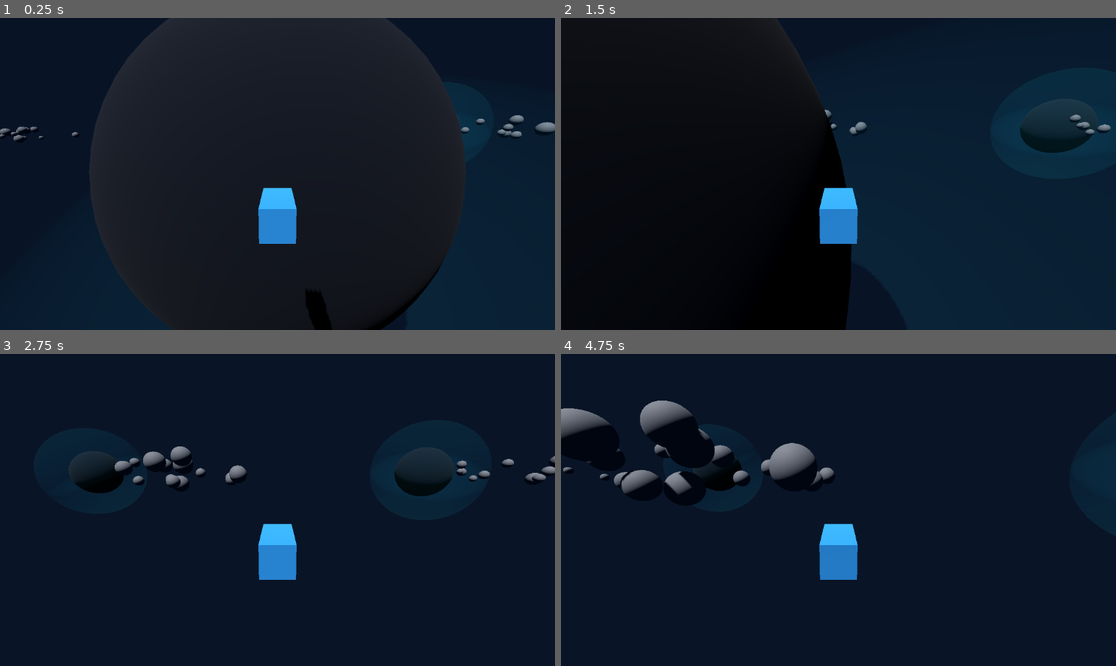
Above: before the commit, frames 1-4 (two rows, left to right).
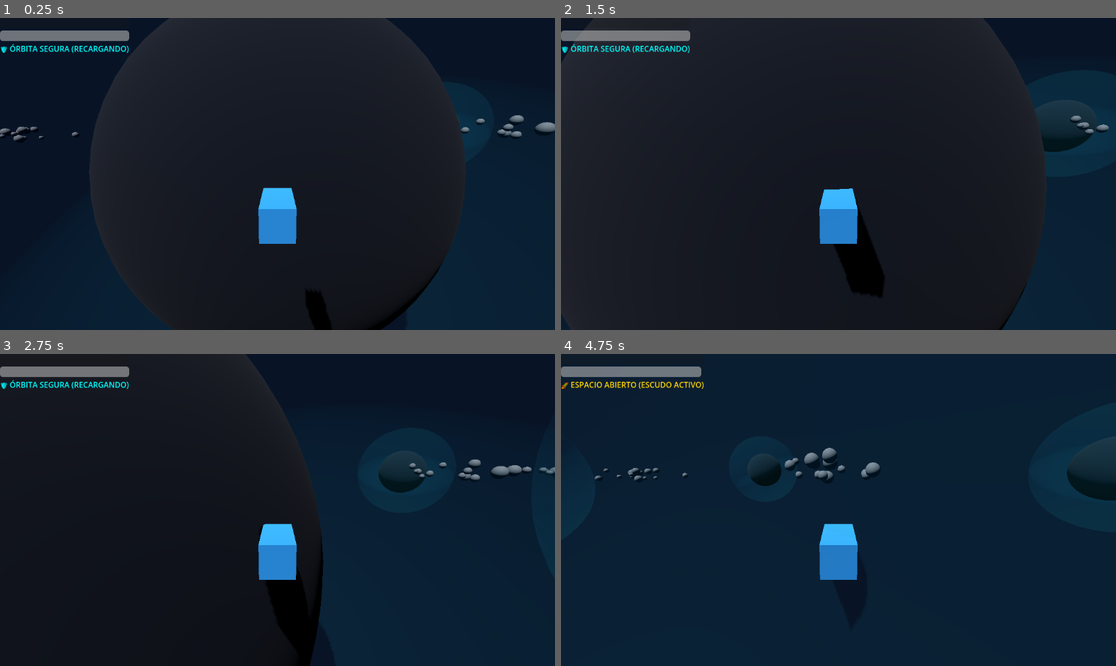
Above: after the commit, the same moments.

Repository: xlblitlx/Desarrollo_de_videojuegos
Game: Godot game, scene res://Demo_Orbital.tscn
Same seed, same stepped clock (60 frames per second), same inputs: the game is played once before the commit and once after it.
Inputs (mouse positions are in pixels of both pictures, inside the frame that each line leads up to):
- Up to frame 1 (0.25 s): no input
- Up to frame 2 (1.5 s): tap Enter (ui_accept) at 0.5, 0.77, 0.8, 1.07, 1.35 s; move the mouse to (866, 174) at 0.52 s; hold Shift 0.53-1.28 s; hold W (up) from 0.53 s (still down); move the mouse to (810, 174) at 1.27 s
- Up to frame 3 (2.75 s): keep holding W (up); tap Enter (ui_accept) at 1.52, 1.82, 2.3 s; tap Shift at 1.55 s; move the mouse to (288, 503) at 2.02 s; hold Shift from 2.03 s (still down)
- Up to frame 4 (4.75 s): keep holding W (up); move the mouse to (832, 516) at 2.77 s; release Shift at 2.78 s; tap T at 2.85 s; tap Enter (ui_accept) at 3.02, 3.32, 3.77, 3.8, 4.07, 4.35, 4.52 s; tap Shift at 3.05, 4.55 s; move the mouse to (877, 513) at 3.52 s; hold Shift 3.53-4.28 s; move the mouse to (794, 506) at 4.27 s

The runs differ from the first frame. In frame 1, 1.1% of the frame differs, in the area x 0-24%, y 4-12%; in frame 2, 21%, in the area x 0-100%, y 0-100%; in frame 3, 7.4%; in frame 4, 12%.
Error after the commit: Invalid assignment of property or key 'max_value' with value of type 'float' on a base object of type 'Nil'. (res://script_componentes/hud.gd:11)

Commit message:
feat: propulsion con soporte vital, HUD y optimizacion de spawner y enemigos

Diff:
--- a/Demo_Orbital.tscn
+++ b/Demo_Orbital.tscn
@@ -8,8 +8,9 @@
 [ext_resource type="Script" uid="uid://b0864vcm5685t" path="res://zona_b/Script_zona_b/luz_parpadeante.gd" id="4_66d34"]
 [ext_resource type="PackedScene" uid="uid://b6ktojxqu2x60" path="res://escenas/campo_asteroides.tscn" id="5_2c7g2"]
 [ext_resource type="Script" uid="uid://brtclod0wujll" path="res://zona_b/Script_zona_b/sistema_eventos.gd" id="5_7wmen"]
-[ext_resource type="Script" uid="uid://dx2r5k13y3jfl" path="res://enemigos/spawner_enemigos.gd" id="8_2c7g2"]
+[ext_resource type="Script" uid="uid://dx2r5k13y3jfl" path="res://script_componentes/spawner_enemigos.gd" id="8_2c7g2"]
 [ext_resource type="PackedScene" uid="uid://dwh07dqo8qj07" path="res://escenas/Enemigo.tscn" id="9_y8fag"]
+[ext_resource type="PackedScene" uid="uid://bvt5k14xpmc1s" path="res://escenas/hud.tscn" id="11_3sr0p"]
 
 [sub_resource type="Environment" id="Environment_6cvi3"]
 background_mode = 1
@@ -74,3 +75,9 @@
 transform = Transform3D(1, 0, 0, 0, 1, 0, 0, 0, 1, -19.411674, 9.664764, -0.49785328)
 script = ExtResource("8_2c7g2")
 escena_enemigo = ExtResource("9_y8fag")
+
+[node name="HUD" parent="." unique_id=977485060 instance=ExtResource("11_3sr0p")]
+
+[connection signal="estado_orbita_cambiado" from="Entidades/Jugador" to="HUD" method="actualizar_estado_orbita"]
+[connection signal="propulsor_cambiado" from="Entidades/Jugador" to="HUD" method="actualizar_propulsor"]
+[connection signal="vida_cambiada" from="Entidades/Jugador" to="HUD" method="actualizar_vida"]
--- a/escenas/Enemigo.tscn
+++ b/escenas/Enemigo.tscn
@@ -1,6 +1,12 @@
 [gd_scene format=3 uid="uid://dwh07dqo8qj07"]
 
-[ext_resource type="Script" uid="uid://detscttjuds5u" path="res://enemigos/enemigo.gd" id="1_y1s7h"]
+[ext_resource type="Script" uid="uid://detscttjuds5u" path="res://script_componentes/enemigo.gd" id="1_y1s7h"]
+
+[sub_resource type="SphereShape3D" id="SphereShape3D_lnqom"]
+radius = 2.324165
+
+[sub_resource type="SphereShape3D" id="SphereShape3D_1oh4v"]
+radius = 3.0008945
 
 [sub_resource type="StandardMaterial3D" id="StandardMaterial3D_t3ach"]
 albedo_color = Color(0.53333336, 0, 0, 1)
@@ -20,18 +26,18 @@
 radius = 1.05
 height = 2.1
 
-[node name="Node3D" type="Node3D" unique_id=1117093664]
-
-[node name="Enemigo" type="CharacterBody3D" parent="." unique_id=75312878]
+[node name="Enemigo" type="CharacterBody3D" unique_id=75312878 groups=["enemigos"]]
+collision_layer = 2
+collision_mask = 2
 script = ExtResource("1_y1s7h")
 
-[node name="CollisionShape3D" type="CollisionShape3D" parent="Enemigo" unique_id=1107702082]
+[node name="CollisionShape3D" type="CollisionShape3D" parent="." unique_id=1107702082]
+shape = SubResource("SphereShape3D_lnqom")
 
-[node name="MeshInstance3D" type="MeshInstance3D" parent="Enemigo" unique_id=846815610]
+[node name="ZonaAtaque" type="Area3D" parent="." unique_id=336558520]
 
-[node name="ZonaAtaque" type="Area3D" parent="Enemigo" unique_id=336558520]
-
-[node name="CollisionShape3D" type="CollisionShape3D" parent="Enemigo/ZonaAtaque" unique_id=1212523706]
+[node name="CollisionShape3D" type="CollisionShape3D" parent="ZonaAtaque" unique_id=1212523706]
+shape = SubResource("SphereShape3D_1oh4v")
 
 [node name="Visual" type="Node3D" parent="." unique_id=356145392]
 
--- /dev/null
+++ b/escenas/hud.tscn
@@ -0,0 +1,30 @@
+[gd_scene format=3 uid="uid://bvt5k14xpmc1s"]
+
+[ext_resource type="Script" uid="uid://d0hqu8id8ehvi" path="res://script_componentes/hud.gd" id="1_m5lxu"]
+
+[sub_resource type="StyleBoxFlat" id="StyleBoxFlat_6cvi3"]
+bg_color = Color(4.3317675e-07, 0.72555566, 0.1969499, 1)
+
+[node name="HUD" type="CanvasLayer" unique_id=977485060]
+script = ExtResource("1_m5lxu")
+
+[node name="MarginContainer" type="MarginContainer" parent="." unique_id=167953394]
+offset_right = 40.0
+offset_bottom = 40.0
+
+[node name="VBoxContainer" type="VBoxContainer" parent="MarginContainer" unique_id=391340144]
+layout_mode = 2
+
+[node name="BarraVida" type="ProgressBar" parent="MarginContainer/VBoxContainer" unique_id=1559852271]
+custom_minimum_size = Vector2(240, 22)
+layout_mode = 2
+theme_override_styles/fill = SubResource("StyleBoxFlat_6cvi3")
+show_percentage = false
+
+[node name="BarraPropulsor" type="ProgressBar" parent="MarginContainer/VBoxContainer" unique_id=850008099]
+custom_minimum_size = Vector2(240, 22)
+layout_mode = 2
+show_percentage = false
+
+[node name="EtiquetaEstado" type="Label" parent="MarginContainer/VBoxContainer" unique_id=37441189]
+layout_mode = 2
--- a/project.godot
+++ b/project.godot
@@ -21,6 +21,7 @@
 [global_group]
 
 planetas=""
+enemigos=""
 
 [input]
 
--- a/enemigos/enemigo.gd
+++ b/script_componentes/enemigo.gd
@@ -34,11 +34,18 @@
 
 
 func _perseguir() -> void:
-	var direccion := (objetivo.global_position - global_position).normalized()
-	velocity = direccion * velocidad
+	var vector_hacia_jugador := objetivo.global_position - global_position
+	var distancia := vector_hacia_jugador.length()
+	var direccion := vector_hacia_jugador.normalized()
+
+	# Si está muy cerca (menos de 3m), frena para no superponerse con la nave
+	if distancia > 3.0:
+		velocity = direccion * velocidad
+	else:
+		velocity = Vector3.ZERO
+
 	move_and_slide()
 
-	# Orientar al enemigo hacia el jugador (evitando vector "up" paralelo)
 	if direccion.length() > 0.01:
 		var arriba := Vector3.UP if absf(direccion.y) < 0.99 else Vector3.RIGHT
 		look_at(global_position + direccion, arriba)
@@ -64,3 +71,6 @@
 		_destruido = true
 		destruido.emit(global_position)
 		queue_free()
+
+func _ready() -> void:
+	velocidad *= randf_range(0.85, 1.15)
--- a/script_componentes/gestor_orbita.gd
+++ b/script_componentes/gestor_orbita.gd
@@ -6,27 +6,33 @@
 @export var limite_mapa_global: float = 850.0  # Ligeramente mayor que radio_sistema_global (800)
 
 func procesar_limites(jugador: CharacterBody3D) -> void:
-	if not planeta_actual and not usa_propulsores:
-		_buscar_planeta_mas_cercano(jugador)
+	if not is_instance_valid(planeta_actual):
+		planeta_actual = null
+		if not usa_propulsores:
+			_buscar_planeta_mas_cercano(jugador)
 
-	if not usa_propulsores and planeta_actual:
-		_aplicar_limite_orbital(jugador)
+	if is_instance_valid(planeta_actual):
+		_procesar_frontera_orbital(jugador)
 
 	_aplicar_limite_global(jugador)
 
 func activar_propulsores(activar: bool) -> void:
 	usa_propulsores = activar
-	if activar:
-		planeta_actual = null
 
-func _aplicar_limite_orbital(jugador: CharacterBody3D) -> void:
+func _procesar_frontera_orbital(jugador: CharacterBody3D) -> void:
 	var centro := planeta_actual.global_position
 	var desde_centro := jugador.global_position - centro
 	var radio_maximo := 45.0 * planeta_actual.scale.x
 
 	if desde_centro.length() > radio_maximo:
-		jugador.global_position = centro + desde_centro.normalized() * radio_maximo
-		jugador.velocity = jugador.velocity.bounce(desde_centro.normalized()) * 0.1
+		if usa_propulsores:
+			# Rompe la atmósfera al cruzar el borde con el propulsor activo
+			planeta_actual = null
+		else:
+			# Rebota contra la cúpula si no lleva propulsores
+			var normal := desde_centro.normalized()
+			jugador.global_position = centro + normal * radio_maximo
+			jugador.velocity = jugador.velocity.bounce(normal) * 0.1
 
 func _aplicar_limite_global(jugador: CharacterBody3D) -> void:
 	var dist_centro := jugador.global_position.length()
@@ -50,7 +56,7 @@
 				menor_distancia = dist
 				mas_cercano = p
 
-	if mas_cercano and menor_distancia < (50.0 * mas_cercano.scale.x):
+	if mas_cercano and menor_distancia < (45.0 * mas_cercano.scale.x):
 		planeta_actual = mas_cercano
 
 func registrar_planeta_entrante(planeta: Node3D) -> void:
@@ -63,4 +69,4 @@
 
 ## Devuelve true si la nave está expuesta en el espacio abierto sin protección orbital
 func esta_en_espacio_abierto() -> bool:
-	return planeta_actual == null
+	return not is_instance_valid(planeta_actual)
--- /dev/null
+++ b/script_componentes/hud.gd
@@ -0,0 +1,32 @@
+class_name HUDJugador
+extends CanvasLayer
+
+@onready var barra_vida: ProgressBar = $MarginContainer/VBoxContainer/BarraVida
+@onready var barra_propulsor: ProgressBar = $MarginContainer/VBoxContainer/BarraPropulsor
+@onready var etiqueta_estado: Label = $MarginContainer/VBoxContainer/EtiquetaEstado
+
+var _sin_energia: bool = false
+
+func actualizar_vida(actual: float, maxima: float) -> void:
+	barra_vida.max_value = maxima
+	barra_vida.value = actual
+
+
+func actualizar_propulsor(actual: float, maxima: float, agotado: bool) -> void:
+	barra_propulsor.max_value = maxima
+	barra_propulsor.value = actual
+	_sin_energia = actual <= 0.0
+	barra_propulsor.modulate = Color.ORANGE_RED if agotado else Color.WHITE
+
+
+func actualizar_estado_orbita(en_espacio_abierto: bool) -> void:
+	if en_espacio_abierto:
+		if _sin_energia:
+			etiqueta_estado.text = "⚠️ SIN ENERGÍA - RADIACIÓN CRÍTICA"
+			etiqueta_estado.modulate = Color.TOMATO
+		else:
+			etiqueta_estado.text = "🚀 ESPACIO ABIERTO (ESCUDO ACTIVO)"
+			etiqueta_estado.modulate = Color.GOLD
+	else:
+		etiqueta_estado.text = "🛡️ ÓRBITA SEGURA (RECARGANDO)"
+		etiqueta_estado.modulate = Color.CYAN
--- a/script_componentes/jugador.gd
+++ b/script_componentes/jugador.gd
@@ -1,5 +1,9 @@
 class_name Jugador
 extends CharacterBody3D
+
+signal vida_cambiada(actual: float, maxima: float)
+signal propulsor_cambiado(actual: float, maxima: float, agotado: bool)
+signal estado_orbita_cambiado(en_espacio_abierto: bool)
 
 @export_group("Velocidades")
 @export var velocidad_normal: float = 20.0
@@ -13,14 +17,36 @@
 @onready var sensor_dano: SensorDano = get_node_or_null("SensorDano")
 
 @export_group("Supervivencia")
-@export var dano_espacio_abierto: float = 10.0 # Daño por segundo fuera de planetas
+@export var vida_maxima: float = 100.0
+@export var dano_espacio_abierto: float = 10.0 # Daño por segundo fuera de planetas sin energía
 var vida_actual: float = 100.0
+var _destruido: bool = false
+
+@export_group("Propulsor")
+@export var energia_maxima: float = 100.0
+@export var consumo_por_segundo: float = 20.0   # ~4 segundos de propulsor continuo para viajes largos
+@export var recarga_por_segundo: float = 25.0   # Solo aplica dentro de una órbita planetaria
+@export var umbral_reactivacion: float = 15.0   # Penalización mínima si vacías el tanque por completo
+@export var consumo_soporte_vital_vacio: float = 4.5 # Consume energía pasivamente fuera de órbita (~22s)
+
+var energia_actual: float = 100.0
+var propulsor_agotado: bool = false
+var propulsor_activo: bool = false
+
+func _ready() -> void:
+	vida_actual = vida_maxima
+	energia_actual = energia_maxima
+	vida_cambiada.emit(vida_actual, vida_maxima)
+
 
 func _physics_process(delta: float) -> void:
-	_procesar_input_propulsion()
+	if _destruido:
+		return
+
+	_procesar_input_propulsion(delta)
 	_procesar_movimiento(delta)
+	move_and_slide()
 
-	# Usamos el nuevo procesar_limites que maneja órbita + mapa global
 	if gestor_orbita:
 		gestor_orbita.procesar_limites(self)
 		_procesar_peligro_vacio(delta)
@@ -28,50 +54,71 @@
 	if sensor_dano:
 		sensor_dano.procesar_prueba_dano(global_position)
 
-	move_and_slide()
+	propulsor_cambiado.emit(energia_actual, energia_maxima, propulsor_agotado)
+	if gestor_orbita:
+		estado_orbita_cambiado.emit(gestor_orbita.esta_en_espacio_abierto())
 
-## Aplica daño constante si la nave sale de la protección de una cúpula orbital
+## Punto único de entrada para recibir daño (enemigos, radiación o asteroides)
+func recibir_dano(cantidad: float) -> void:
+	if _destruido:
+		return
+
+	vida_actual = maxf(0.0, vida_actual - cantidad)
+	vida_cambiada.emit(vida_actual, vida_maxima)
+
+	if vida_actual <= 0.0:
+		_destruido = true
+		print("Nave destruida")
+		get_tree().reload_current_scene()
+
+
+## Aplica daño constante si la nave está en el vacío y sin energía en los propulsores
 func _procesar_peligro_vacio(delta: float) -> void:
-	if gestor_orbita.esta_en_espacio_abierto():
-		vida_actual -= dano_espacio_abierto * delta
-		# Opcional: imprimir en consola para probar que baja la vida al salir de órbita
-		# print("¡Radiación! Vida restante: ", snapped(vida_actual, 0.1))
-
-		if vida_actual <= 0:
-			print("Nave destruida por radiación espacial")
+	if gestor_orbita and gestor_orbita.esta_en_espacio_abierto() and energia_actual <= 0.0:
+		recibir_dano(dano_espacio_abierto * delta)
 
 ## Controla la activación y desactivación de propulsores interplanetarios
-func _procesar_input_propulsion() -> void:
-	var presionando_propulsor := Input.is_action_pressed("ui_accept") or Input.is_key_pressed(KEY_SHIFT)
+func _procesar_input_propulsion(delta: float) -> void:
+	var quiere_propulsar := Input.is_action_pressed("ui_accept")
+	var en_orbita := gestor_orbita != null and not gestor_orbita.esta_en_espacio_abierto()
 
-	if gestor_orbita:
-		if presionando_propulsor:
-			gestor_orbita.activar_propulsores(true)
+	if propulsor_agotado and energia_actual >= umbral_reactivacion:
+		propulsor_agotado = false
+
+	if quiere_propulsar and not propulsor_agotado and energia_actual > 0.0:
+		propulsor_activo = true
+		energia_actual = maxf(0.0, energia_actual - consumo_por_segundo * delta)
+	else:
+		propulsor_activo = false
+		if en_orbita:
+			energia_actual = minf(energia_maxima, energia_actual + recarga_por_segundo * delta)
 		else:
-			# Al soltar la tecla vuelve a modo normal para dejarse capturar por otro planeta
-			gestor_orbita.usa_propulsores = false
+			energia_actual = maxf(0.0, energia_actual - consumo_soporte_vital_vacio * delta)
+
+	if energia_actual <= 0.0:
+		propulsor_agotado = true
 
 ## Mantiene la lógica original de movimiento según el CamaraPivot
 func _procesar_movimiento(delta: float) -> void:
 	var input_dir := Input.get_vector("left", "right", "up", "down")
 
-	# Determina la velocidad según si los propulsores están activos
-	var vel_actual := velocidad_propulsion if (gestor_orbita and gestor_orbita.usa_propulsores) else velocidad_normal
+	# Sincroniza el permiso de atravesar órbitas con el estado real del combustible
+	if gestor_orbita:
+		gestor_orbita.usa_propulsores = propulsor_activo
+
+	var vel_actual := velocidad_propulsion if propulsor_activo else velocidad_normal
 
 	if input_dir == Vector2.ZERO:
 		velocity = velocity.move_toward(Vector3.ZERO, vel_actual * delta * 4.0)
 		return
 
-	# Utiliza la orientación del nodo "CamaraPivot" tal como te gustaba
 	var cam_basis: Basis = camera_pivot.global_transform.basis if camera_pivot else global_transform.basis
-
 	var forward := -cam_basis.z
 	var right := cam_basis.x
 	var direction := (right * input_dir.x + forward * -input_dir.y).normalized()
 
 	velocity = direction * vel_actual
 
-	# Rotación suave del modelo 3D mirando en la dirección del movimiento
 	if mesh and direction != Vector3.ZERO:
 		var target_basis := Basis.looking_at(direction, Vector3.UP)
 		mesh.global_transform.basis = mesh.global_transform.basis.slerp(target_basis, rotation_speed * delta)
--- a/enemigos/spawner_enemigos.gd
+++ b/script_componentes/spawner_enemigos.gd
@@ -11,7 +11,7 @@
 
 @export_group("Zona de spawn en el planeta")
 ## Fracción del radio de ZonaOrbita donde empieza el spawn (0.0 = centro del planeta)
-@export_range(0.0, 1.0) var fraccion_min: float = 0.4
+@export_range(0.0, 1.0) var fraccion_min: float = 0.55
 ## Fracción del radio de ZonaOrbita donde termina el spawn
 @export_range(0.0, 1.0) var fraccion_max: float = 0.9
 ## Se usa solo si no se encuentra el radio de ZonaOrbita
Renamed: enemigos/enemigo.gd.uid -> script_componentes/enemigo.gd.uid
Not shown, added: script_componentes/hud.gd.uid
Renamed: enemigos/spawner_enemigos.gd.uid -> script_componentes/spawner_enemigos.gd.uid
